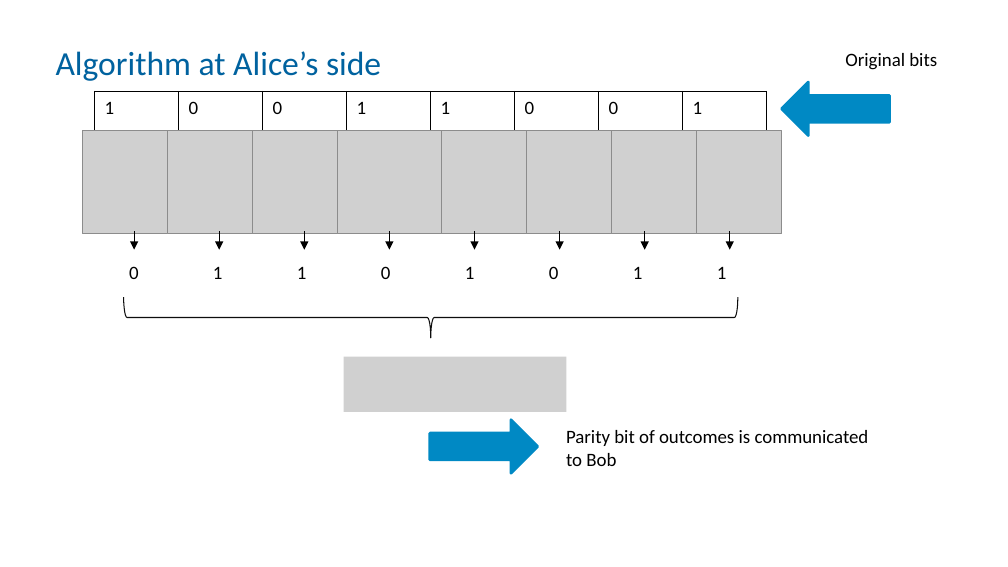
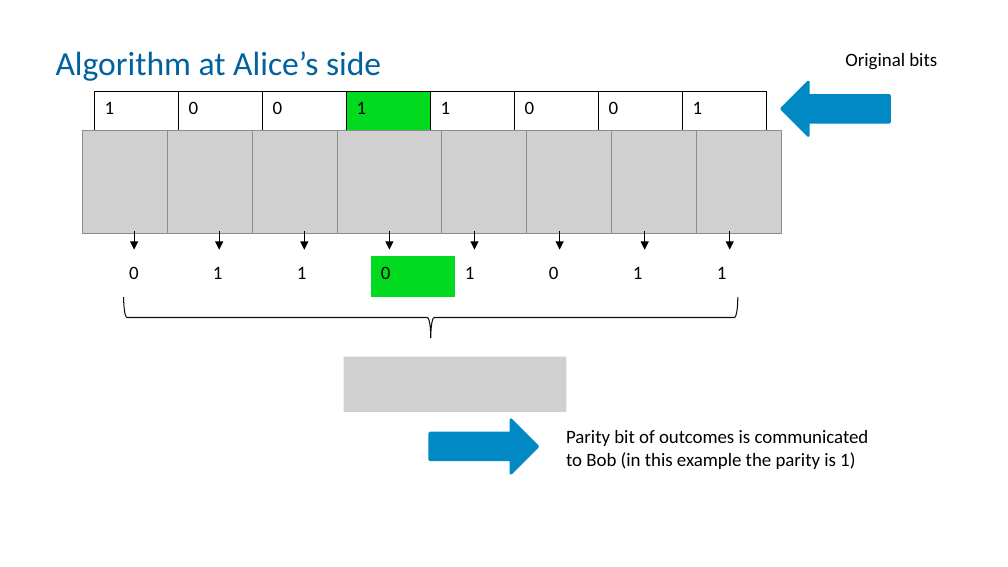
Before and after one commit to robhendrik/QSeaBattle, a slide deck: slide 1 of presentation/Algorithm for Linear model.pptx. Drawn at 1008x567 pixels with LibreOffice and Linux fonts; fonts in the diff are those of the drawing; grey boxes stand for pictures. Boxes give left, top, right and bottom in pixels: in the first picture for what was removed or moved away, otherwise in the second. Text is boxed around its words. In the diff, an @@ line names an element or a change of style, - is before the commit and + after.

```diff
--- a/presentation/Algorithm for Linear model.pptx
+++ b/presentation/Algorithm for Linear model.pptx
@@ table at bbox=[95, 92, 764, 283] @@
@@ fill none to #02DA20 in row 1, column 4 @@
@@ table at bbox=[119, 256, 788, 297] @@
@@ fill none to #02DA20 in row 1, column 4 @@
@@ text at bbox=[566, 430, 869, 469]: text changed @@
-Parity bit of outcomes is communicated to Bob
+Parity bit of outcomes is communicated to Bob (in this example the parity is 1)
```
Also in this commit, not shown: 1 other slide changed, 2 other files.
